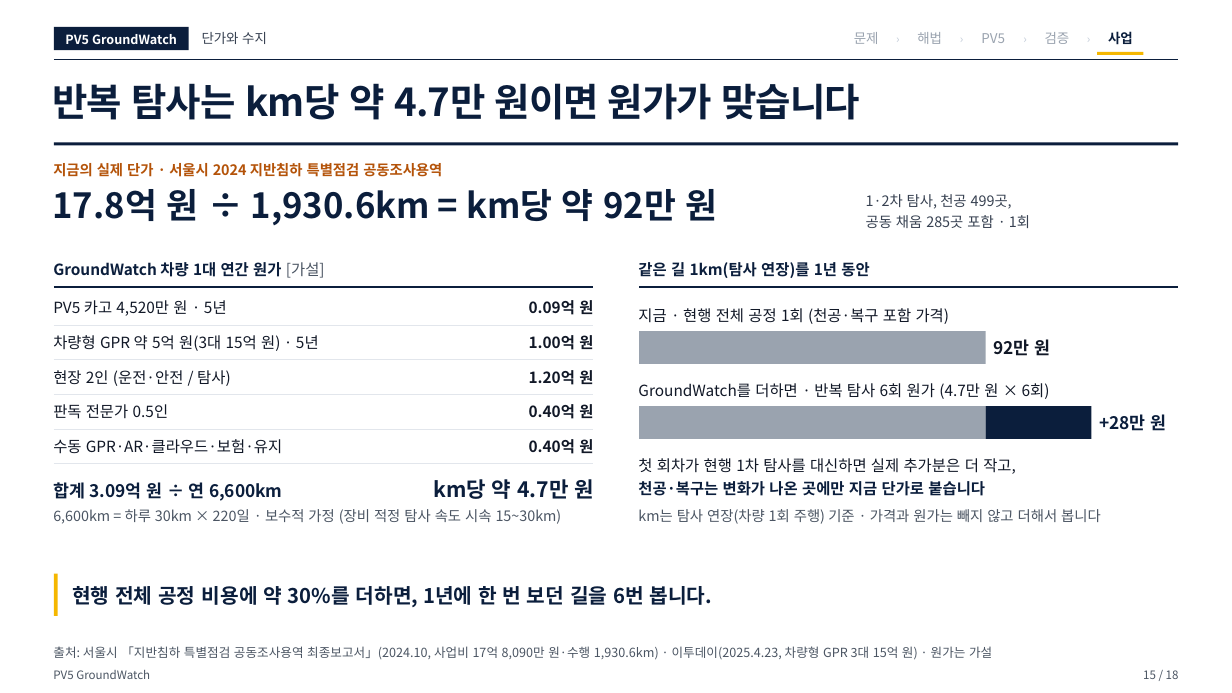
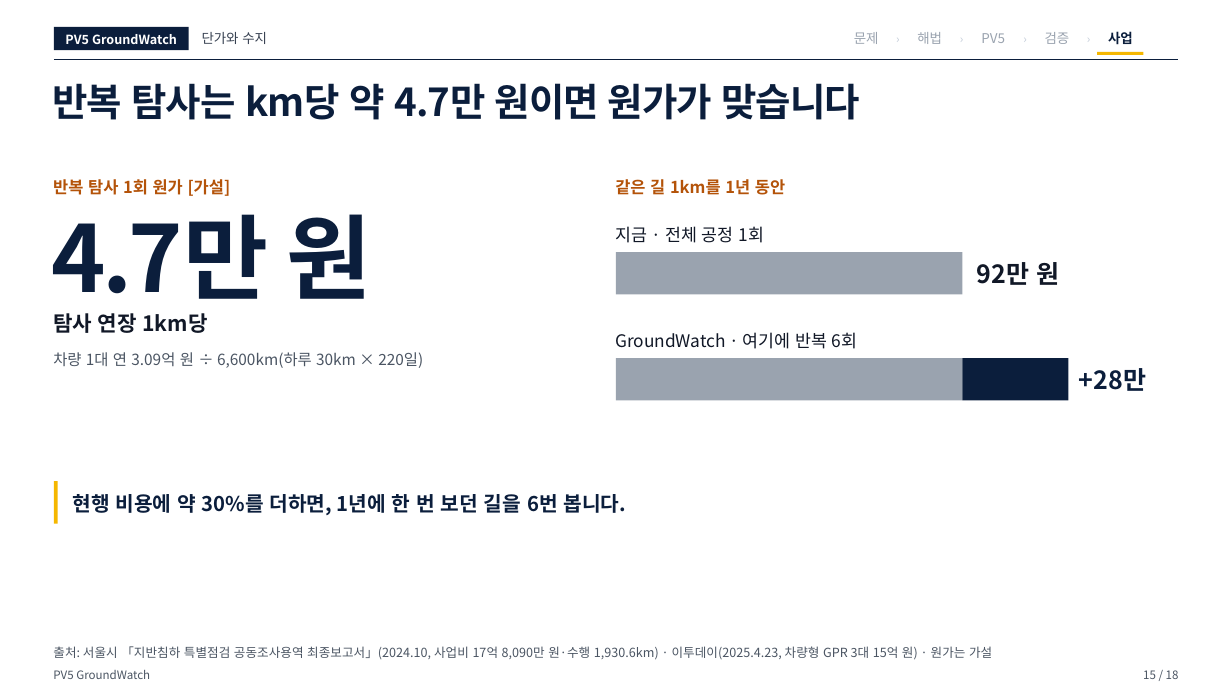
Before and after one commit to woojin-choe/pv5-hose-lab, a slide deck: slide 15 of ppt_all/PV5_GroundWatch_10_25.pptx. Drawn at 1232x693 pixels with LibreOffice and Linux fonts; fonts in the diff are those of the drawing. Boxes give left, top, right and bottom in pixels: in the first picture for what was removed or moved away, otherwise in the second. Text is boxed around its words. In the diff, an @@ line names an element or a change of style, - is before the commit and + after.

```diff
--- a/ppt_all/PV5_GroundWatch_10_25.pptx
+++ b/ppt_all/PV5_GroundWatch_10_25.pptx
@@ text added at box(53, 179, 231, 196), 12.8 pt, text #B45309, bold @@
+반복 탐사 1회 원가 [가설]
@@ text at box(615, 179, 785, 195): text changed; size 12 to 12.8 pt; text colour #0B1E3C to #B45309 @@
-같은 길 1km(탐사 연장)를 1년 동안
+같은 길 1km를 1년 동안
@@ text at box(52, 214, 372, 315): text changed; size 16.5 to 72 pt @@
-km당 약 4.7만 원
+4.7만 원
@@ text at box(615, 226, 764, 243): text changed; size 12 to 13.5 pt @@
-지금 · 현행 전체 공정 1회 (천공·복구 포함 가격)
+지금 · 전체 공정 1회
@@ group removed at box(53, 142, 1178, 228): 4 texts, 1 rectangle @@
-지금의 실제 단가 · 서울시 2024 지반침하 특별점검 공동조사용역
-17.8억 원 ÷ 1,930.6km = km당 약 92만 원
-1·2차 탐사, 천공 499곳,
-공동 채움 285곳 포함 · 1회
@@ rectangle: place and size @@
-rectangle at box(640, 407, 986, 439)
+rectangle at box(616, 252, 963, 295)
@@ text "92만 원": place and size @@
-text "92만 원" at box(994, 339, 1050, 356)
+text "92만 원" at box(977, 262, 1060, 285)
@@ text "92만 원" at box(977, 262, 1060, 285): size 13.5 to 19.5 pt @@
@@ text added at box(53, 313, 207, 333), 16.5 pt, text #111827, bold @@
+탐사 연장 1km당
@@ text added at box(53, 352, 423, 368), 12 pt, text #4B5563 @@
+차량 1대 연 3.09억 원 ÷ 6,600km(하루 30km × 220일)
@@ text added at box(615, 332, 857, 349), 13.5 pt, text #111827 @@
+GroundWatch · 여기에 반복 6회
@@ rectangle: place and size @@
-rectangle at box(640, 331, 986, 363)
+rectangle at box(616, 359, 963, 401)
@@ rectangle: place and size @@
-rectangle at box(986, 407, 1092, 439)
+rectangle at box(963, 359, 1069, 401)
@@ text at box(1079, 368, 1146, 391): text changed; size 13.5 to 19.5 pt @@
-+28만 원
++28만
@@ group removed at box(53, 262, 593, 524): 13 texts, 6 freeform shapes @@
-GroundWatch 차량 1대 연간 원가 [가설]
-PV5 카고 4,520만 원 · 5년
-0.09억 원
-차량형 GPR 약 5억 원(3대 15억 원) · 5년
-1.00억 원
-현장 2인 (운전·안전 / 탐사)
-1.20억 원
-판독 전문가 0.5인
-0.40억 원
-수동 GPR·AR·클라우드·보험·유지
-0.40억 원
-합계 3.09억 원 ÷ 연 6,600km
-6,600km = 하루 30km × 220일 · 보수적 가정 (장비 적정 탐사 속도 시속 15~30km)
@@ rectangle: place and size @@
-rectangle at box(54, 574, 57, 616)
+rectangle at box(54, 482, 57, 524)
@@ text at box(72, 494, 626, 515): text changed @@
-현행 전체 공정 비용에 약 30%를 더하면, 1년에 한 번 보던 길을 6번 봅니다.
+현행 비용에 약 30%를 더하면, 1년에 한 번 보던 길을 6번 봅니다.
@@ group removed at box(638, 287, 1178, 524): 4 texts, 1 freeform shape @@
-GroundWatch를 더하면 · 반복 탐사 6회 원가 (4.7만 원 × 6회)
-첫 회차가 현행 1차 탐사를 대신하면 실제 추가분은 더 작고,
-천공·복구는 변화가 나온 곳에만 지금 단가로 붙습니다
-km는 탐사 연장(차량 1회 주행) 기준 · 가격과 원가는 빼지 않고 더해서 봅니다
```
Also in this commit, not shown: 12 other slides changed, 18 other files.
